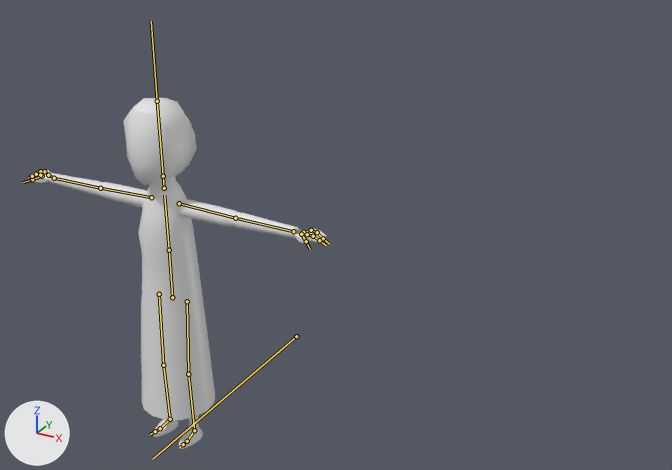
A saved change to the FBX model Assets/3D Source Models/Characters/FBX/Veterinarian/Veterinarian.fbx.
The view is the same before and after, from a 50 mm lens placed at (2.56, -3.05, 2.8), pointed at (0.28, 1.09, 0.73). Arrows for +X, +Y and +Z are at lower left; the lights stay in place. Both versions are drawn at the pose saved in each file; the numbers are the values there. The bones that bend it are drawn over the model as lines.

The first picture shows 'Vet.Mesh', 'Vet.Mesh.001'.
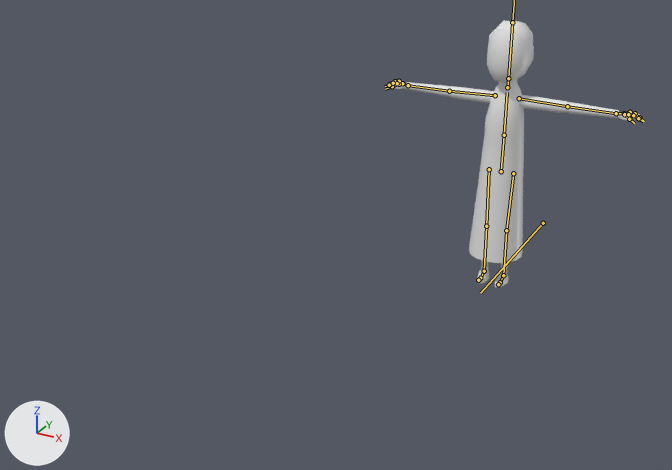
Location of each change, (x1, y1, x2, y2) in pixels of the pictures (672 x 470 px):
'Vet.Mesh', posed (14% narrower, 17% shorter)
    before: (30, 98, 326, 420)
    after: (388, 21, 641, 288)
'Vet.Mesh.001', no longer drawn
    before: (153, 415, 203, 449)
bone 'UpperLeg.R', root to tip
    before: (159, 294) to (163, 365)
    after: (489, 169) to (486, 226)

The change in detail:
Object 'Vet.Armature' (bone_rig_object) moves from (0.0, 0.0, 0.0) to (0.761, 2.417, 0.0).
Bone 'UpperLeg.R' (bone_upperleg_r) turns from (1, 13, 3) to (0, 0, 0) degrees about its own x, y and z.
